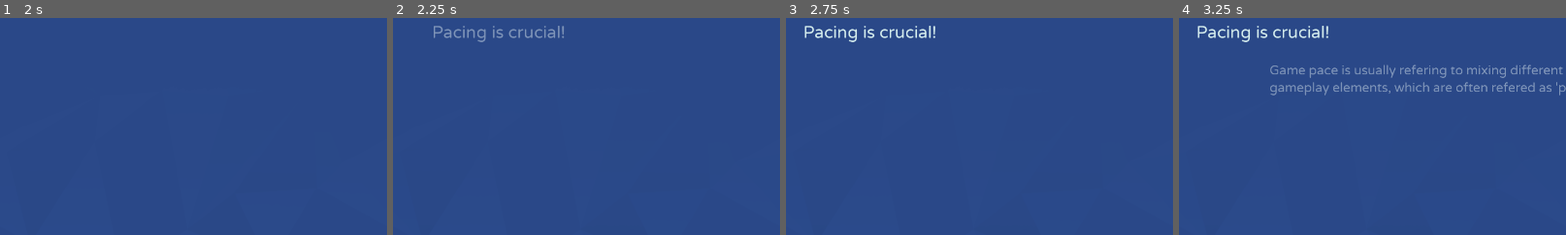
Above: before the commit, frames 1-4 (left to right).
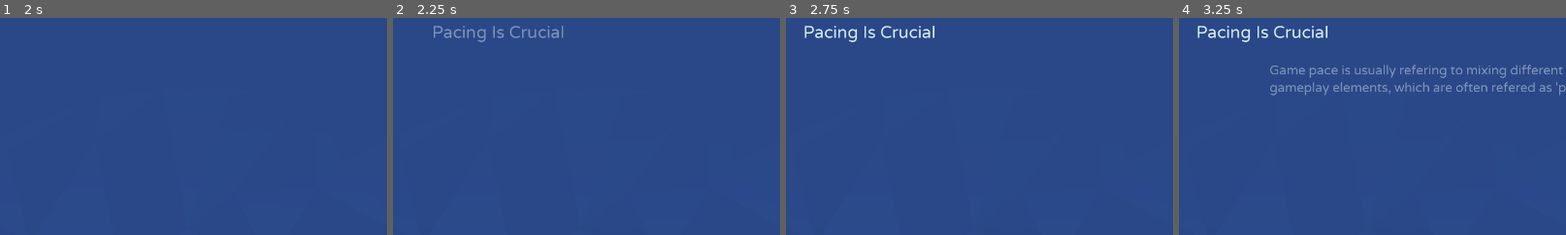
Above: after the commit, the same moments.

Repository: Tralexium/EGD
Game: Godot game, scene res://Scenes/SlideShows/SlideShow.tscn
The game is run twice, just before and just after one commit, with the same random seed, the same clock (stepped at 60 frames per second) and the same inputs. This scene is started directly instead of the project's main scene. Video files are missing from this copy of the repository; at most half a second of black plays in their place.
Inputs:
- Up to frame 1 (2 s): tap Enter (ui_accept) at 0.5 s; hold Right (ui_right) 0.53-1.28 s; tap Z (dash) at 0.6, 1.35 s; tap Shift (jump) at 0.77, 1.52 s; hold Left (ui_left) from 1.28 s (still down)
- Up to frame 2 (2.25 s): release Left (ui_left) at 2.03 s; hold Right (ui_right) from 2.03 s (still down); tap Z (dash) at 2.1 s
- Up to frame 3 (2.75 s): keep holding Right (ui_right)
- Up to frame 4 (3.25 s): keep holding Right (ui_right); tap Z (dash) at 2.85 s; tap Shift (jump) at 3.02 s
The pictures show only the part of the screen within x 1-51%, y 23-73%; the shares and areas given below are measured in that part.

Frame 1 is identical in both runs. In frame 2, 0.4% of the frame differs, in the area x 25-45%, y 3-10%; in frame 3, 0.5%, in the area x 20-39%, y 3-10%; in frame 4, 0.5%.

Commit message:
Finished Cat 3 slides, Fixed a bug with the caption for the videos, Upped the video quality

Diff:
--- a/Scenes/SlideShows/Slide Elements/SlideVideoElement.gd
+++ b/Scenes/SlideShows/Slide Elements/SlideVideoElement.gd
@@ -8,7 +8,7 @@
 var fade_in_dur := 0.7
 var caption_grow_dur := 0.5
 var move_offset := 96
-var initial_caption_bg_left_margin := 100
+var initial_caption_bg_left_margin := -100
 var is_ready := false
 onready var n_CenterContainer: CenterContainer = $CenterContainer
 onready var n_Video: VideoPlayer = $CenterContainer/Video
@@ -56,7 +56,7 @@
 		yield(self, "ready")
 	n_Caption.text = caption
 	if new_value == "":
-		n_CaptionBG.margin_left = initial_caption_bg_left_margin
+		n_CaptionBG.margin_left = 0
 
 
 func activate_element() -> void:
--- a/Scenes/SlideShows/Slide Elements/SlideVideoElement.tscn
+++ b/Scenes/SlideShows/Slide Elements/SlideVideoElement.tscn
@@ -7,12 +7,14 @@
 [node name="SlideVideoElement" type="Control"]
 margin_right = 40.0
 margin_bottom = 14.0
+rect_min_size = Vector2( 0, 594 )
 script = ExtResource( 3 )
 __meta__ = {
 "_edit_use_anchors_": false
 }
 video = ExtResource( 1 )
 video_scale = 0.55
+caption = "Caption"
 
 [node name="CenterContainer" type="CenterContainer" parent="."]
 margin_right = 1920.0
@@ -47,7 +49,7 @@
 anchor_top = 1.0
 anchor_right = 1.0
 anchor_bottom = 1.0
-margin_left = -134.0
+margin_left = -138.0
 margin_top = -36.0
 grow_horizontal = 0
 color = Color( 0.298039, 0.694118, 0.980392, 1 )
@@ -62,7 +64,7 @@
 margin_right = -24.0
 grow_horizontal = 0
 custom_fonts/font = ExtResource( 2 )
-text = "caption"
+text = "Caption"
 align = 1
 valign = 1
 __meta__ = {
@@ -70,5 +72,5 @@
 }
 
 [node name="Tween" type="Tween" parent="."]
-
 [connection signal="finished" from="CenterContainer/Video" to="." method="_on_Video_finished"]
+[connection signal="minimum_size_changed" from="CenterContainer/Video/CaptionBG/Caption" to="." method="_on_Caption_minimum_size_changed"]
--- a/Scenes/SlideShows/Slides/Category 2/C2S1.tscn
+++ b/Scenes/SlideShows/Slides/Category 2/C2S1.tscn
@@ -32,7 +32,7 @@
 margin_right = 1920.0
 margin_bottom = 52.0
 rect_min_size = Vector2( 0, 52 )
-subtitle_text = "Pacing is crucial!"
+subtitle_text = "Pacing Is Crucial"
 
 [node name="SlideParagraphElement" parent="." index="2" instance=ExtResource( 3 )]
 margin_top = 100.0
--- a/Scenes/SlideShows/Slides/Category 2/C2S2.tscn
+++ b/Scenes/SlideShows/Slides/Category 2/C2S2.tscn
@@ -12,7 +12,7 @@
 margin_right = 1920.0
 margin_bottom = 52.0
 rect_min_size = Vector2( 0, 52 )
-subtitle_text = "Mix and match!"
+subtitle_text = "Mix And Match"
 
 [node name="SlideParagraphElement" parent="." index="2" instance=ExtResource( 3 )]
 margin_top = 100.0
--- /dev/null
+++ b/Scenes/SlideShows/Slides/Category 3/C3S1.tscn
@@ -0,0 +1,27 @@
+[gd_scene load_steps=4 format=2]
+
+[ext_resource path="res://Scenes/SlideShows/Slide.tscn" type="PackedScene" id=1]
+[ext_resource path="res://Scenes/SlideShows/Slide Elements/SlideSubtitleElement.tscn" type="PackedScene" id=2]
+[ext_resource path="res://Scenes/SlideShows/Slide Elements/SlideParagraphElement.tscn" type="PackedScene" id=3]
+
+[node name="C3S1" instance=ExtResource( 1 )]
+
+[node name="SlideSubtitleElement" parent="." index="1" instance=ExtResource( 2 )]
+margin_right = 1920.0
+margin_bottom = 52.0
+rect_min_size = Vector2( 0, 52 )
+subtitle_text = "The Feeling"
+
+[node name="SlideParagraphElement" parent="." index="2" instance=ExtResource( 3 )]
+margin_top = 100.0
+margin_right = 1920.0
+margin_bottom = 226.0
+rect_min_size = Vector2( 0, 126 )
+paragraph_text = "Having an understanding of what makes controls feel good is not something you know without playing a lot of games. Most of us get can sense them, whether they're good or bad, but pin pointing the minute details is not as easy for most people."
+
+[node name="SlideParagraphElement2" parent="." index="3" instance=ExtResource( 3 )]
+margin_top = 274.0
+margin_right = 1920.0
+margin_bottom = 400.0
+rect_min_size = Vector2( 0, 126 )
+paragraph_text = "For example, in a modern platformer we want the protagonist to have responsive and fair controls. This gives the player more freedom to experiment with movement and allows us to get more creative when designing levels."
--- /dev/null
+++ b/Scenes/SlideShows/Slides/Category 3/C3S2.tscn
@@ -0,0 +1,31 @@
+[gd_scene load_steps=6 format=2]
+
+[ext_resource path="res://Scenes/SlideShows/Slide.tscn" type="PackedScene" id=1]
+[ext_resource path="res://Scenes/SlideShows/Slide Elements/SlideSubtitleElement.tscn" type="PackedScene" id=2]
+[ext_resource path="res://Assets/Videos/Ori-Good-Controls-Example.ogv" type="VideoStream" id=3]
+[ext_resource path="res://Scenes/SlideShows/Slide Elements/SlideParagraphElement.tscn" type="PackedScene" id=4]
+[ext_resource path="res://Scenes/SlideShows/Slide Elements/SlideVideoElement.tscn" type="PackedScene" id=5]
+
+[node name="C3S2" instance=ExtResource( 1 )]
+
+[node name="SlideSubtitleElement" parent="." index="1" instance=ExtResource( 2 )]
+margin_right = 1920.0
+margin_bottom = 52.0
+rect_min_size = Vector2( 0, 52 )
+subtitle_text = "Good Practices"
+
+[node name="SlideParagraphElement" parent="." index="2" instance=ExtResource( 4 )]
+margin_top = 100.0
+margin_right = 1920.0
+margin_bottom = 226.0
+rect_min_size = Vector2( 0, 126 )
+paragraph_text = "Controls should lean more on the responsive side with a bit of momentum. Tricks such as coyote frames and input buffering aid the gameplay, making it feel more fair whilst not being noticeable."
+
+[node name="SlideVideoElement" parent="." index="3" instance=ExtResource( 5 )]
+margin_top = 274.0
+margin_right = 1920.0
+margin_bottom = 760.0
+rect_min_size = Vector2( 0, 486 )
+video = ExtResource( 3 )
+video_scale = 0.45
+caption = "Ori and the Will of the Wisps"
Not shown, changed: Assets/Videos/Celeste Pillars Example Video.mp4
Not shown, changed: Assets/Videos/Celeste-Pillars-Example-Video.ogv
Not shown, added: Assets/Videos/Ori Good Controls Example.mp4
Not shown, added: Assets/Videos/Ori-Good-Controls-Example.ogv
